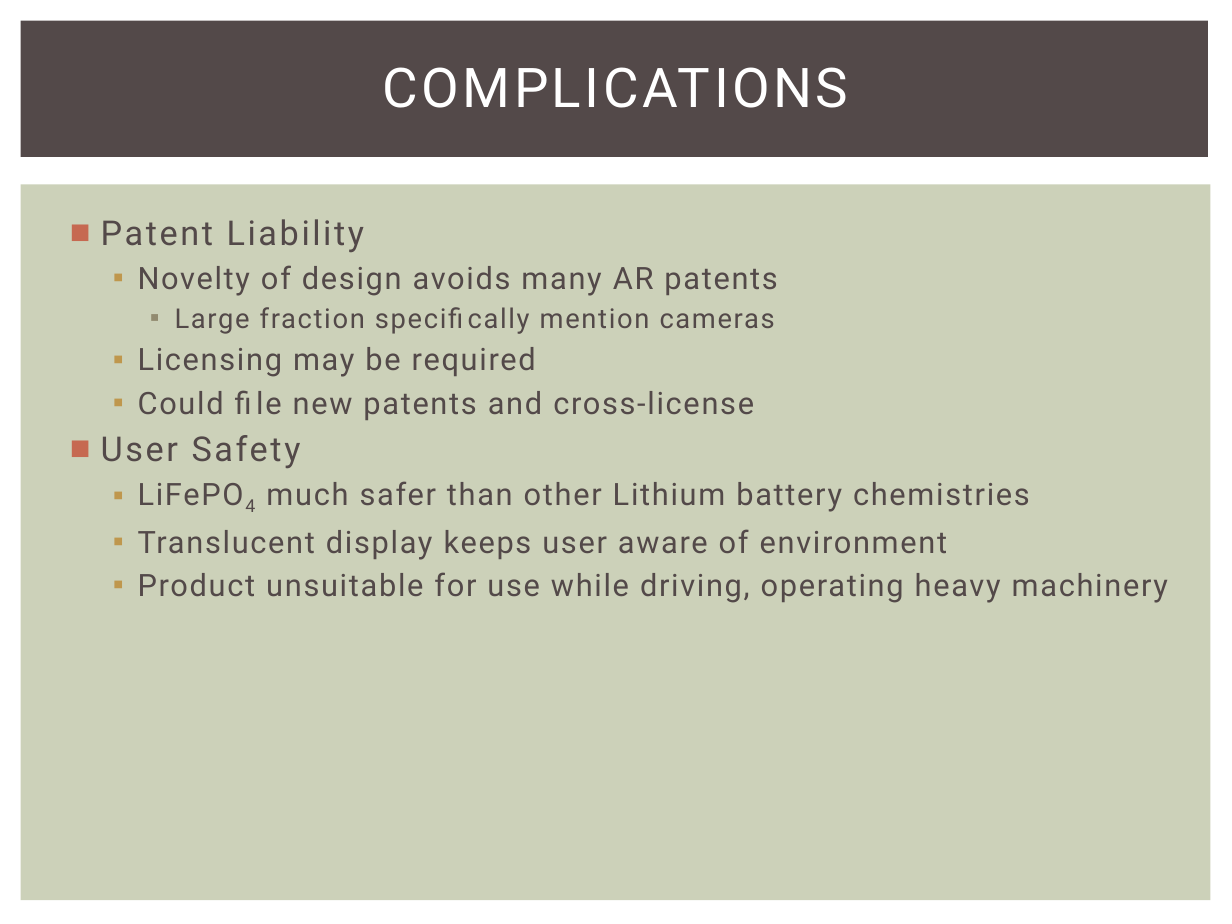
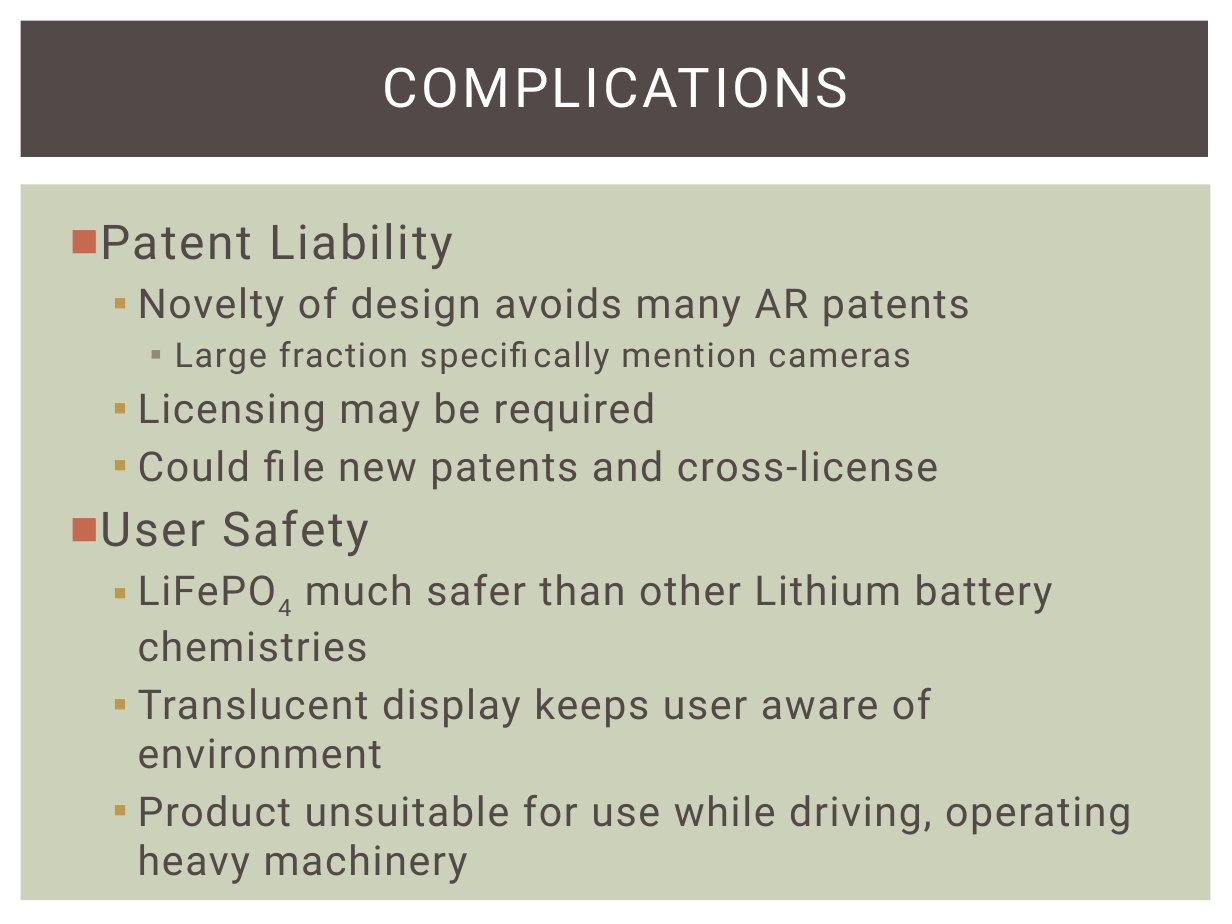
Before and after one commit to snowpuppy/augreality, a slide deck: slide 15 of doc/AugRealityMidReview.pptx (slide 16 before the commit). Drawn at 1232x924 pixels with LibreOffice and Linux fonts; fonts in the diff are those of the drawing. Boxes give left, top, right and bottom in pixels: in the first picture for what was removed or moved away, otherwise in the second. Text is boxed around its words. In the diff, an @@ line names an element or a change of style, - is before the commit and + after.

Commit message:
Changed challenge definition and solution to contain less text.

```diff
--- a/doc/AugRealityMidReview.pptx
+++ b/doc/AugRealityMidReview.pptx
@@ text "Patent Liability" at <box>101,223,1131,835</box>: size 20 to 28 pt in "Patent Liability", "User Safety"; size 18 to 24 pt in "Novelty of design avoids many AR patents", "Licensing may be required", "Could file new patents and cross-license", "LiFePO4 much safer than other Lithium battery ..." and 2 more places; size 16 to 20 pt in "Large fraction specifically mention cameras"; more space between paragraphs @@
```
Also in this commit, not shown: 3 other slides changed, 1 slide removed.
